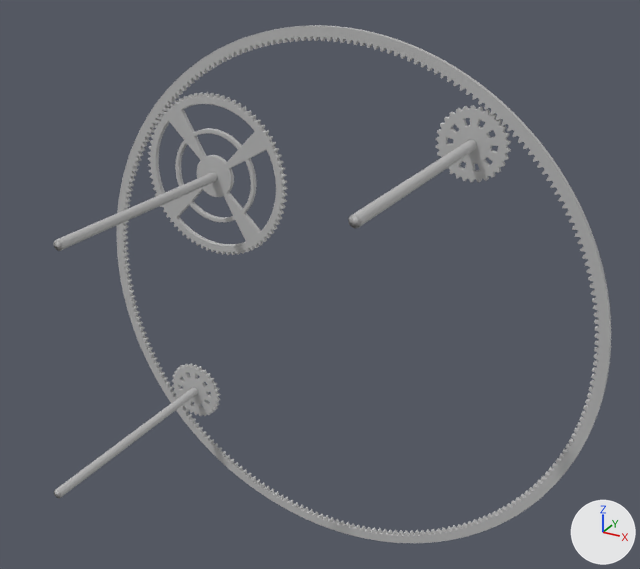
Before and after pictures for a commit that changed the FBX model virutalWatch/Assets/Models/scheibe_vorne.fbx.
Before and after are seen from a 50 mm camera at (1.98, -1.91, 13.53) aimed at (0.13, 1.46, 11.84). Lighting does not change. The marker at lower right points along +X, +Y and +Z. Where no turn or scale is listed for an object, it has been applied to the vertices.

The first picture shows 's_v_rad_1', 's_v_rad_2', 's_v_rad_3', 's_v_welle_1', 's_v_welle_2', 's_v_welle_3', 'scheibe_vorne'.
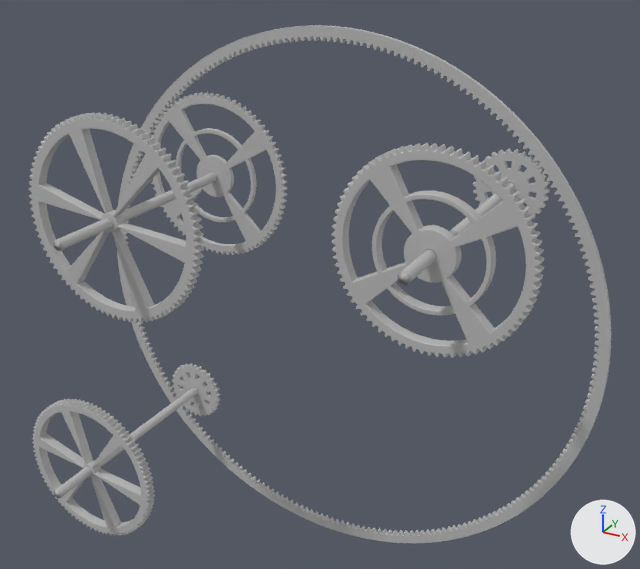
Where the newer file only moved an object's origin or applied its transform, the numbers keep the older frame.

The change in detail:
me_mesh_006 has 38 vertices, 48 faces and spans x -0.025..0.025, y -1.2..0.0, z -0.025..0.025.
me_mesh_006 is used by ob_s_v_welle_3; location (0.71, 1.85, 12.51).
me_mesh_006 part 1: the whole mesh is moved by (0.19, 0.0, -0.17).
Mesh me_mesh_003_1 is new.
It has 4632 vertices, 4644 faces and spans x -0.494..0.494, y -0.025..0.025, z -0.494..0.494.
It uses material mat_lambert1 (grey #bcbcbc).
Mesh me_mesh_008 is new.
It has 1560 vertices, 1580 faces and spans x -0.172..0.172, y -0.013..0.013, z -0.172..0.172.
It uses material mat_lambert1 (grey #bcbcbc).
Mesh me_mesh_006_1 is new.
It has 4632 vertices, 4644 faces and spans x -0.393..0.393, y -0.025..0.025, z -0.393..0.393.
It uses material mat_lambert1 (grey #bcbcbc).
Mesh me_mesh_009 is new.
It has 5312 vertices, 5328 faces and spans x -0.401..0.401, y -0.025..0.025, z -0.401..0.401.
It uses material mat_lambert1 (grey #bcbcbc).
Object 's_v_rad_3' (ob_s_v_rad_3) is deleted.
Object 's_v_w1_rad_2' (ob_s_v_w1_rad_2) is new; it shows me_mesh_003_1.
Its location is (-0.7, 1.0, 12.16).
Object 's_v_w3_rad_1' (ob_s_v_w3_rad_1) is new; it shows me_mesh_008.
Its location is (0.9, 1.813, 12.34).
Object 's_v_w2_rad_2' (ob_s_v_w2_rad_2) is new; it shows me_mesh_006_1.
Its location is (-0.92, 0.9, 10.79).
Object 's_v_w3_rad_2' (ob_s_v_w3_rad_2) is new; it shows me_mesh_009.
Its location is (0.9, 0.9, 12.34).

Where the change shows, as pixel boxes (x1, y1, x2, y2) in the pictures (640 x 569 px):
's_v_w3_rad_2', added: after (331, 143, 544, 358)
's_v_w1_rad_2', added: after (29, 112, 204, 323)
's_v_w2_rad_2', added: after (32, 399, 155, 536)
's_v_rad_3', deleted: before (435, 105, 511, 183)
's_v_welle_3', mesh moved: before (348, 139, 477, 228); after (397, 183, 515, 285)
's_v_w3_rad_1', added: after (473, 148, 550, 219)
